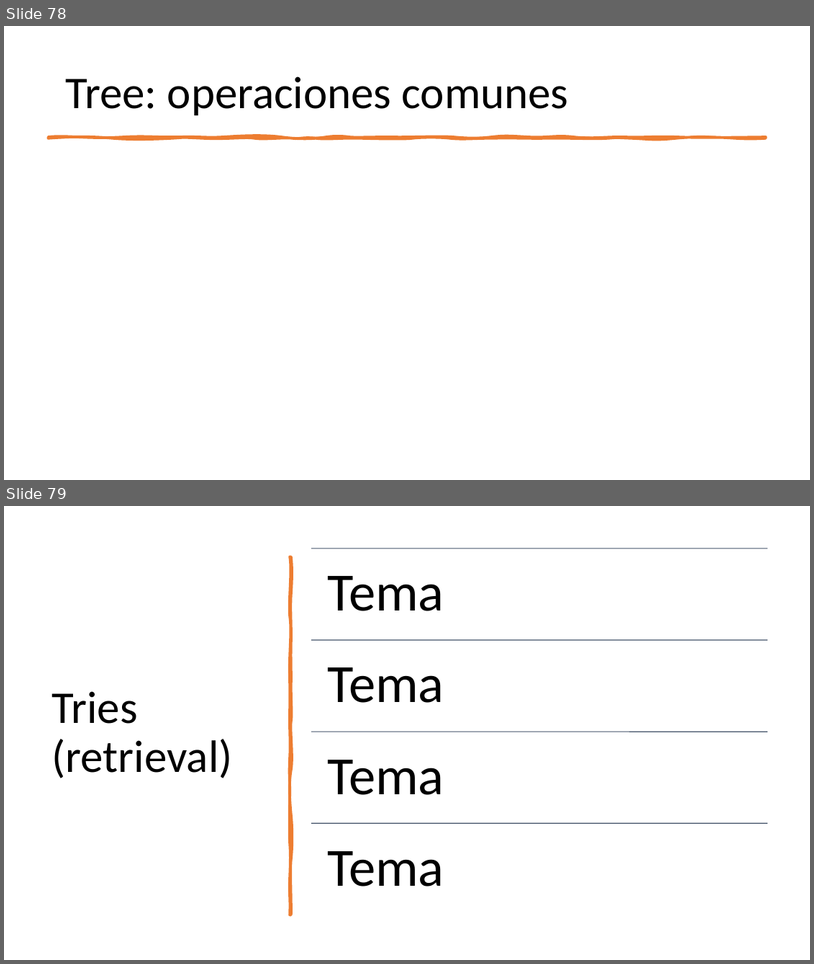
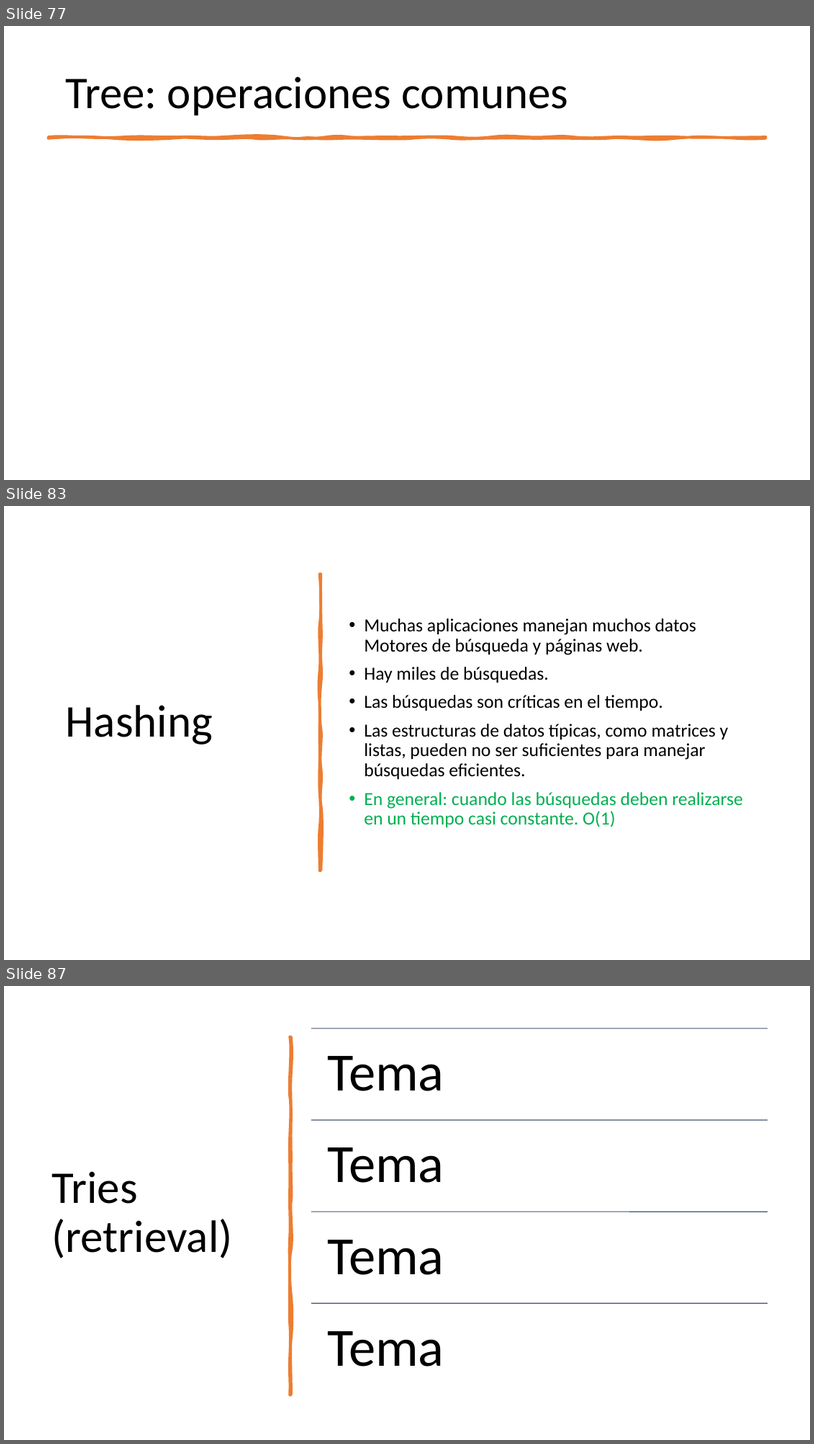
Before and after one commit to ppa-docencia-u/usm-est-datos, a slide deck: presentacion/Estructuras de datos-1.pptx. Shown one above the other, each under a label of ours: slides 78 and 79 before the commit, slides 77, 83 and 87 after it; the slides between them are not shown. The pictures are 814x964 and 814x1444 pixels, drawn with LibreOffice and Linux fonts; fonts in the diff are those of the drawing; grey boxes stand for pictures. Boxes give left, top, right and bottom in pixels: in the first picture for what was removed or moved away, otherwise in the second. Text is boxed around its words. In the diff, an @@ line names an element or a change of style, - is before the commit and + after.

```diff
--- a/presentacion/Estructuras de datos-1.pptx
+++ b/presentacion/Estructuras de datos-1.pptx
@@ slide 83 added at <box>4,506,810,960</box>, background #FFFFFF @@
@@ freeform shape added at <box>320,574,321,870</box>, fill #ED7D31, outline #ED7D31 3.25 pt @@
@@ text added at <box>364,618,743,827</box>, 22 pt, text #000000 @@
+• Muchas aplicaciones manejan muchos datos Motores de búsqueda y páginas web.
+• Hay miles de búsquedas.
+• Las búsquedas son críticas en el tiempo.
+• Las estructuras de datos típicas, como matrices y listas, pueden no ser suficientes para manejar búsquedas eficientes.
+• En general: cuando las búsquedas deben realizarse en un tiempo casi constante. O(1)
@@ title added at <box>66,705,213,744</box>, 54 pt, text #000000 @@
+Hashing
@@ what was slide 78 is now slide 77 @@
@@ what was slide 79 is now slide 87 @@
```
Also in this commit, not shown: 6 slides changed, 8 other slides added, 1 slide removed, 5 other files.
